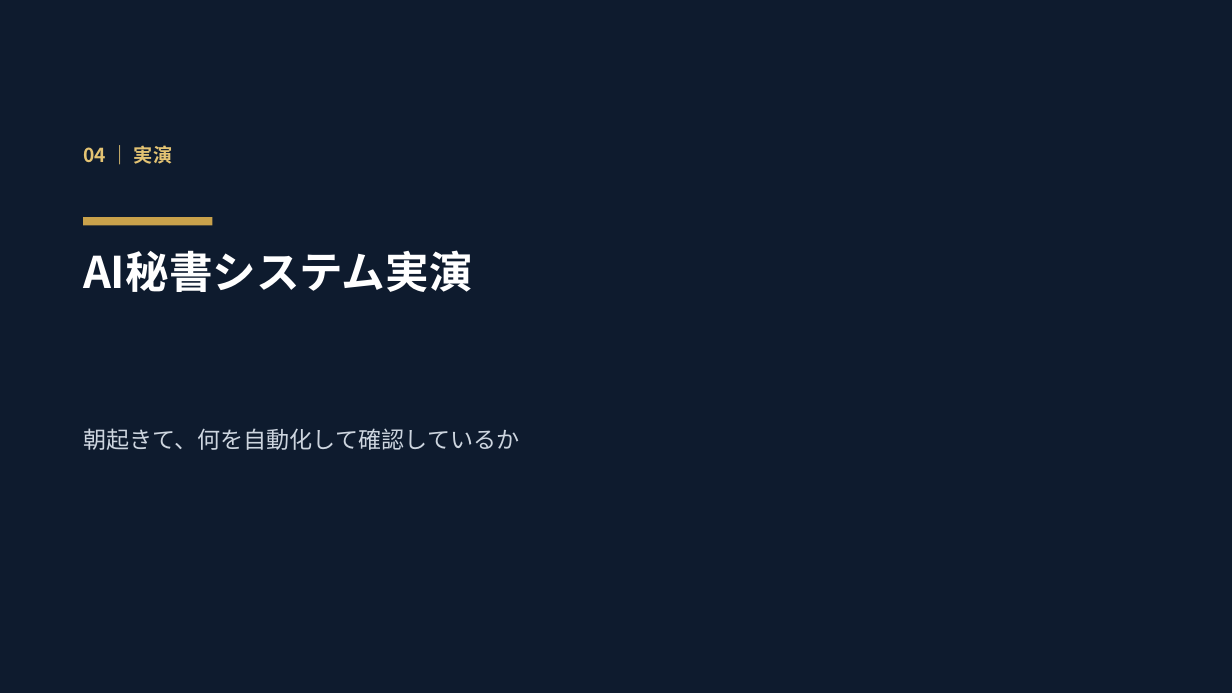
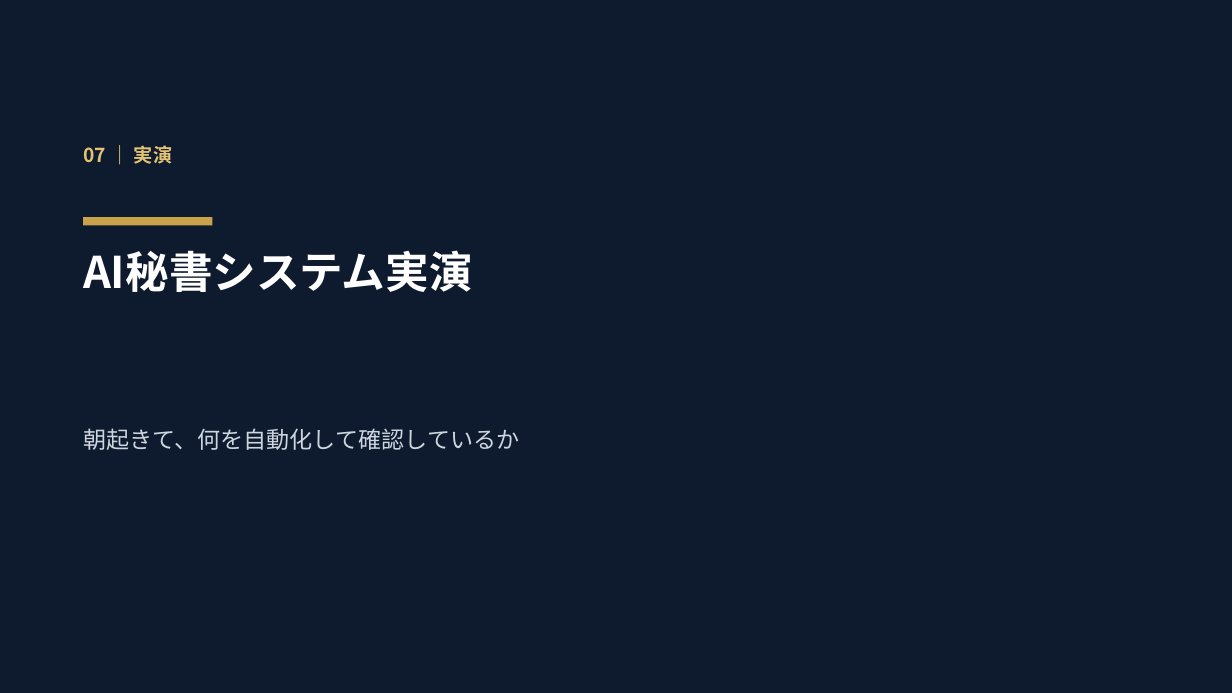
Before and after one commit to unaginobori1205/bushido-dev, a slide deck: slide 7 of ai_sns_seminar_deck.pptx (slide 4 before the commit). Drawn at 1232x693 pixels with LibreOffice and Linux fonts; fonts in the diff are those of the drawing. Boxes give left, top, right and bottom in pixels: in the first picture for what was removed or moved away, otherwise in the second. Text is boxed around its words. In the diff, an @@ line names an element or a change of style, - is before the commit and + after.

```diff
--- a/ai_sns_seminar_deck.pptx
+++ b/ai_sns_seminar_deck.pptx
@@ text at <box>83,145,172,164</box>: text changed @@
-04 ｜ 実演
+07 ｜ 実演
```
Also in this commit, not shown: 18 other slides changed, 2 slides added, 1 slide removed, 2 other files.
